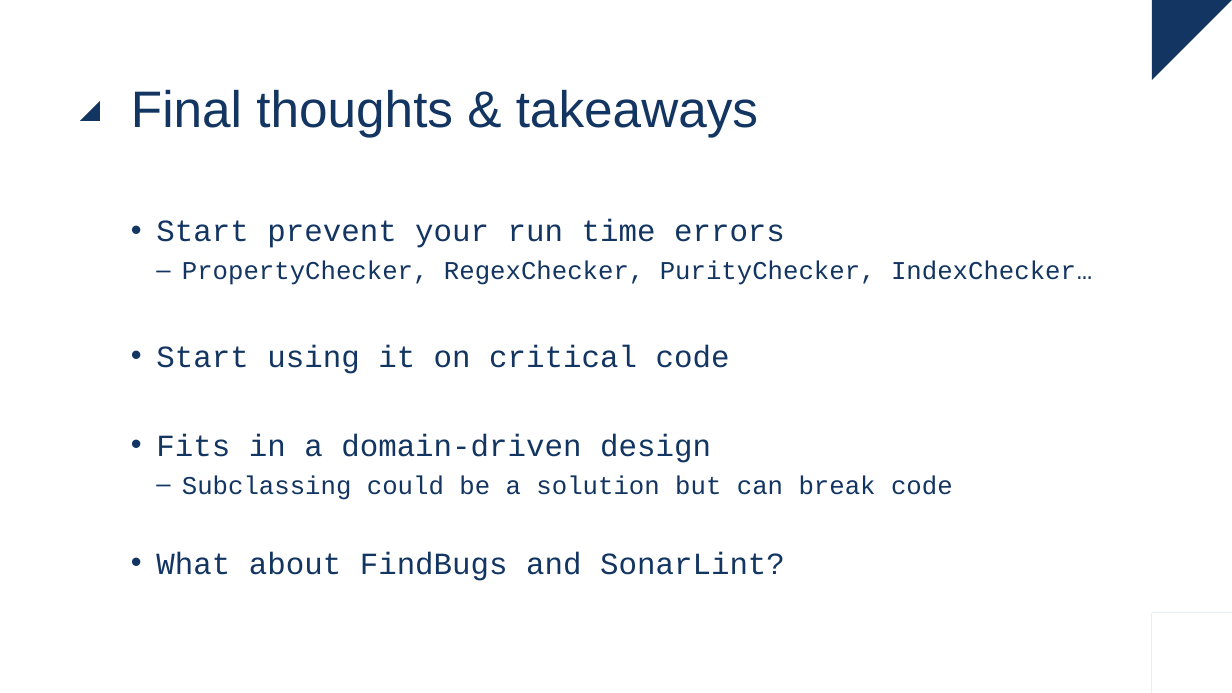
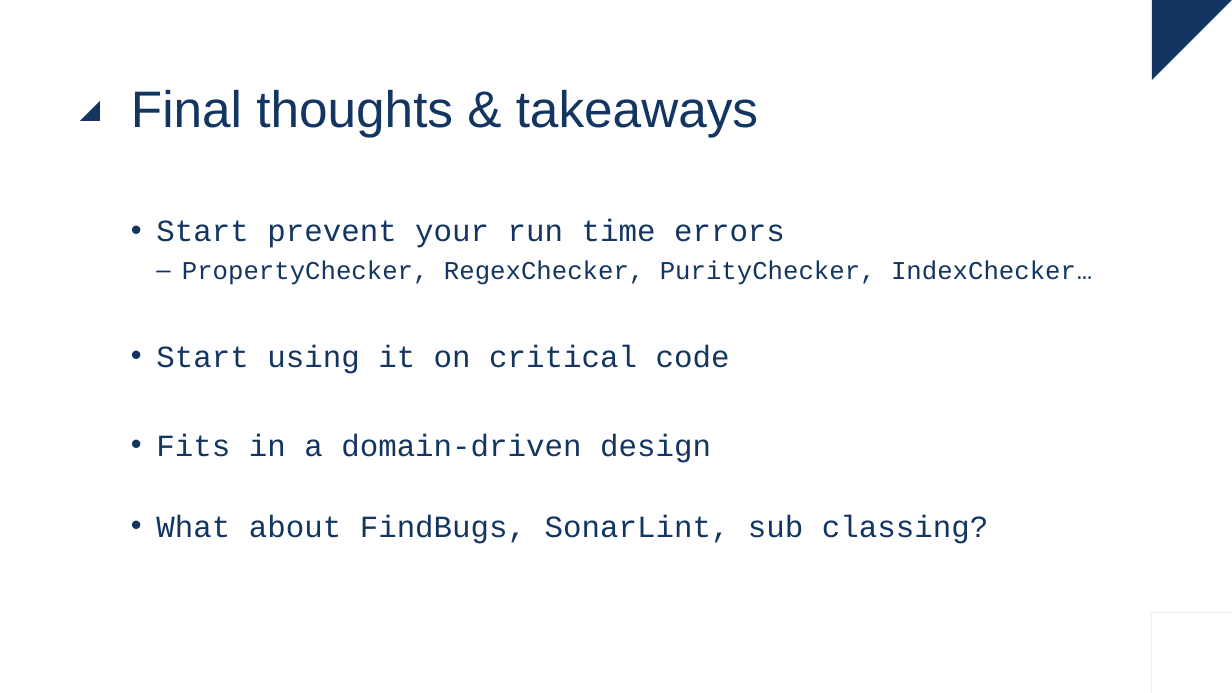
Before and after one commit to ingmars1709/checker, a slide deck: slide 31 of Checker Framework.pptx. Drawn at 1232x693 pixels with LibreOffice and Linux fonts; fonts in the diff are those of the drawing. Boxes give left, top, right and bottom in pixels: in the first picture for what was removed or moved away, otherwise in the second. Text is boxed around its words. In the diff, an @@ line names an element or a change of style, - is before the commit and + after.

Commit message:
final thoughts

```diff
--- a/Checker Framework.pptx
+++ b/Checker Framework.pptx
@@ text at (156,515,988,544): text changed; size 20 to 24 pt @@
-  – Subclassing could be a solution but can break code
-• What about FindBugs and SonarLint?
+• What about FindBugs, SonarLint, sub classing?
```
